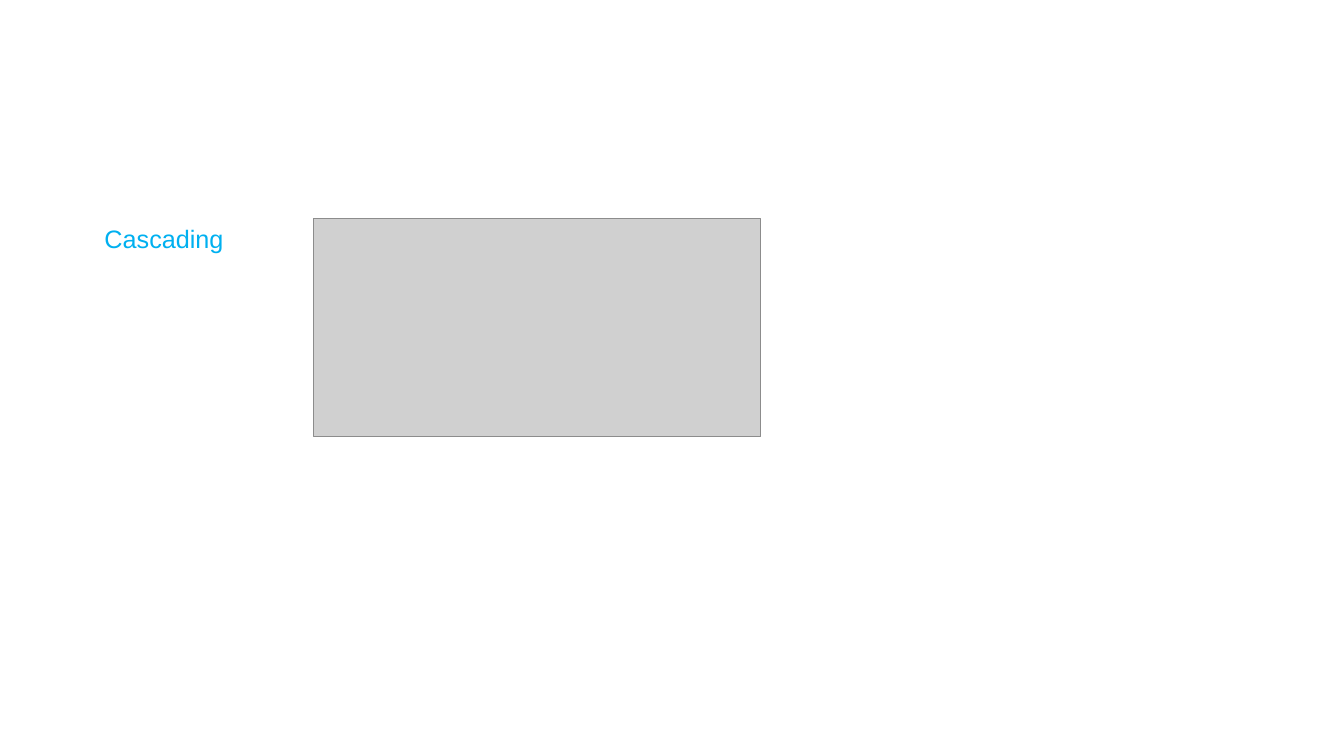
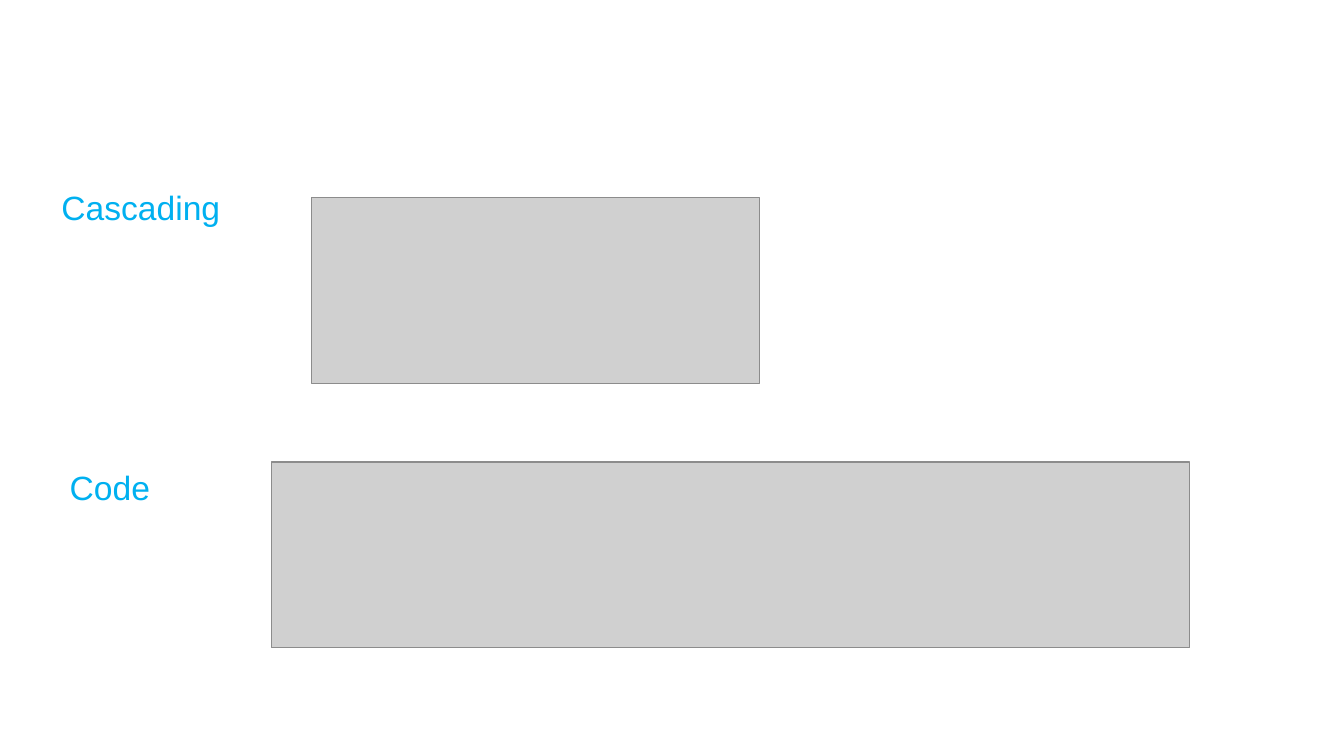
Before and after one commit to Freakwill/pycon2021-ppt, a slide deck: slide 9 of slide-light.pptx (slide 8 before the commit). Drawn at 1344x756 pixels with LibreOffice and Linux fonts; fonts in the diff are those of the drawing; grey boxes stand for pictures; background and template pictures are left out. Boxes give left, top, right and bottom in pixels: in the first picture for what was removed or moved away, otherwise in the second. Text is boxed around its words. In the diff, an @@ line names an element or a change of style, - is before the commit and + after.

```diff
--- a/slide-light.pptx
+++ b/slide-light.pptx
@@ text "Cascading": place and size @@
-text "Cascading" at [104, 229, 223, 254]
+text "Cascading" at [61, 195, 220, 227]
@@ text "Cascading" at [61, 195, 220, 227]: size 18 to 24 pt @@
@@ picture: place and size @@
-picture at [314, 219, 760, 438]
+picture at [312, 198, 760, 383]
@@ text added at [70, 475, 150, 501], 24 pt, text #00B0F0 @@
+Code
@@ picture added at [271, 462, 1191, 647] @@
```
Also in this commit, not shown: 8 other slides changed, 4 slides added, 2 slides removed.
